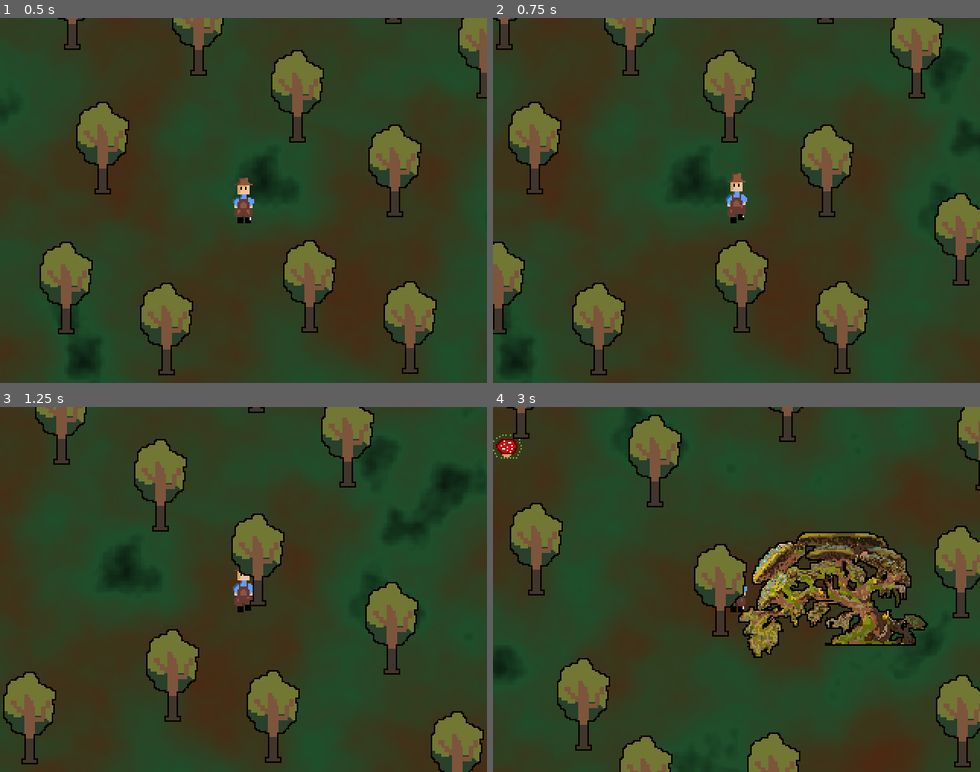
Above: before the commit, frames 1-4 (two rows, left to right).
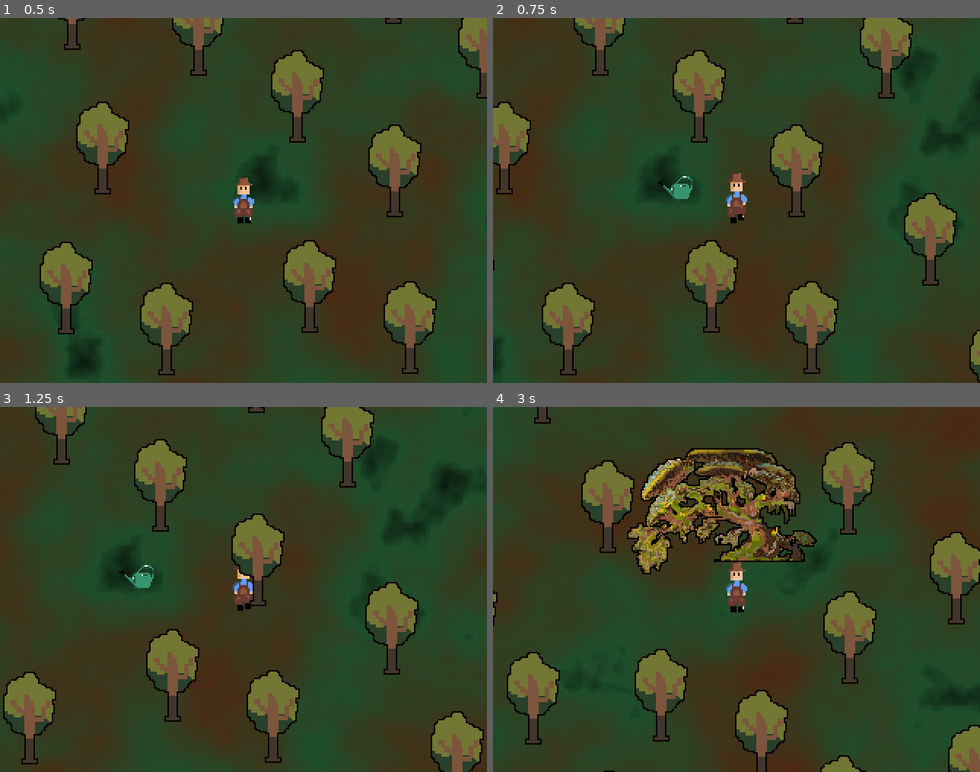
Above: after the commit, the same moments.

Repository: Eren1601/Cyberpunk-Frankenjam
Game: Godot game, scene res://scenes/World.tscn
Same seed, same stepped clock (60 frames per second), same inputs: the game is played once before the commit and once after it.
Inputs:
- Up to frame 1 (0.5 s): no input
- Up to frame 2 (0.75 s): hold D (move_right) from 0.53 s (still down); tap 3 (use_watering_can) at 0.6 s
- Up to frame 3 (1.25 s): keep holding D (move_right)
- Up to frame 4 (3 s): tap Enter at 1.25 s; release D (move_right) at 1.28 s; hold S (move_down) 1.28-2.03 s; tap 2 (plant_mushroom) at 1.35 s; tap 3 (use_watering_can) at 1.55, 2.1, 2.85 s; hold D (move_right) 2.03-2.78 s; hold W (move_up) from 2.78 s (still down)

Frame 1 is identical in both runs. In frame 2, 21% of the frame differs, in the area x 0-100%, y 0-100%; in frame 3, 0.3%; in frame 4, 44%.

Commit message:
KEINE AHNUNG

Diff:
--- a/scenes/MainMenu.tscn
+++ b/scenes/MainMenu.tscn
@@ -43,3 +43,4 @@
 
 [node name="?" type="Button" parent="CenterContainer/VBoxContainer"]
 layout_mode = 2
+text = "?"
--- a/scenes/Player.tscn
+++ b/scenes/Player.tscn
@@ -266,3 +266,7 @@
 [node name="mushroom_time" type="Timer" parent="."]
 wait_time = 5.0
 one_shot = true
+
+[node name="can_cd" type="Timer" parent="."]
+wait_time = 5.0
+one_shot = true
--- a/scenes/job.tscn
+++ b/scenes/job.tscn
@@ -8,6 +8,8 @@
 anchors_preset = 15
 anchor_right = 1.0
 anchor_bottom = 1.0
+offset_left = -1.0
+offset_right = -1.0
 grow_horizontal = 2
 grow_vertical = 2
 texture = ExtResource("1_dr0cr")
--- /dev/null
+++ b/scenes/watering_can.tscn
@@ -0,0 +1,18 @@
+[gd_scene load_steps=3 format=3 uid="uid://cjv2cdvpxksp"]
+
+[ext_resource type="Texture2D" uid="uid://dtjggfmsdofyn" path="res://aseprite/Gießkanne.png" id="1_a15la"]
+
+[sub_resource type="CapsuleShape2D" id="CapsuleShape2D_n7kbj"]
+radius = 7.0
+height = 14.0
+
+[node name="Node2D" type="Node2D"]
+
+[node name="StaticBody2D" type="StaticBody2D" parent="."]
+
+[node name="AnimatedSprite2D" type="Sprite2D" parent="."]
+scale = Vector2(0.2, 0.2)
+texture = ExtResource("1_a15la")
+
+[node name="CollisionShape2D" type="CollisionShape2D" parent="."]
+shape = SubResource("CapsuleShape2D_n7kbj")
--- a/scripts/player.gd
+++ b/scripts/player.gd
@@ -1,10 +1,11 @@
 extends CharacterBody2D
 
-@export var speed: float = 200.0
+@export var speed: float = 300.0
 @onready var anim: AnimatedSprite2D = $AnimatedSprite2D
 @export var Pilz: PackedScene = preload("res://scenes/Pilz.tscn")
 @onready var mushroom_time: Timer = $mushroom_time
-
+@export var Can: PackedScene = preload("res://scenes/watering_can.tscn")
+@onready var can_cd : Timer =$can_cd
 
 func _ready() -> void:
 	anim.play("idle")
@@ -38,8 +39,19 @@
 		_place_mushroom()
 		mushroom_time.start()
 
+	if Input.is_action_just_pressed("use_watering_can") and can_cd.time_left ==0:
+		_place_watering_can()
+		can_cd.start()
+
 func _place_mushroom():
 	var mushroom = Pilz.instantiate()
 	mushroom.position = position
 	mushroom.z_index = self.z_index
 	get_tree().current_scene.add_child(mushroom)
+
+
+func _place_watering_can():
+	var can = Can.instantiate()
+	can.position = position
+	can.z_index = self.z_index
+	get_tree().current_scene.add_child(can)
Not shown, added: aseprite/enemyOne-Sheet-Sheet.png.import
Not shown, added: aseprite/enemyOne-Sheet.png.import
Not shown, added: aseprite/enemyOne3-Sheet.png.import
